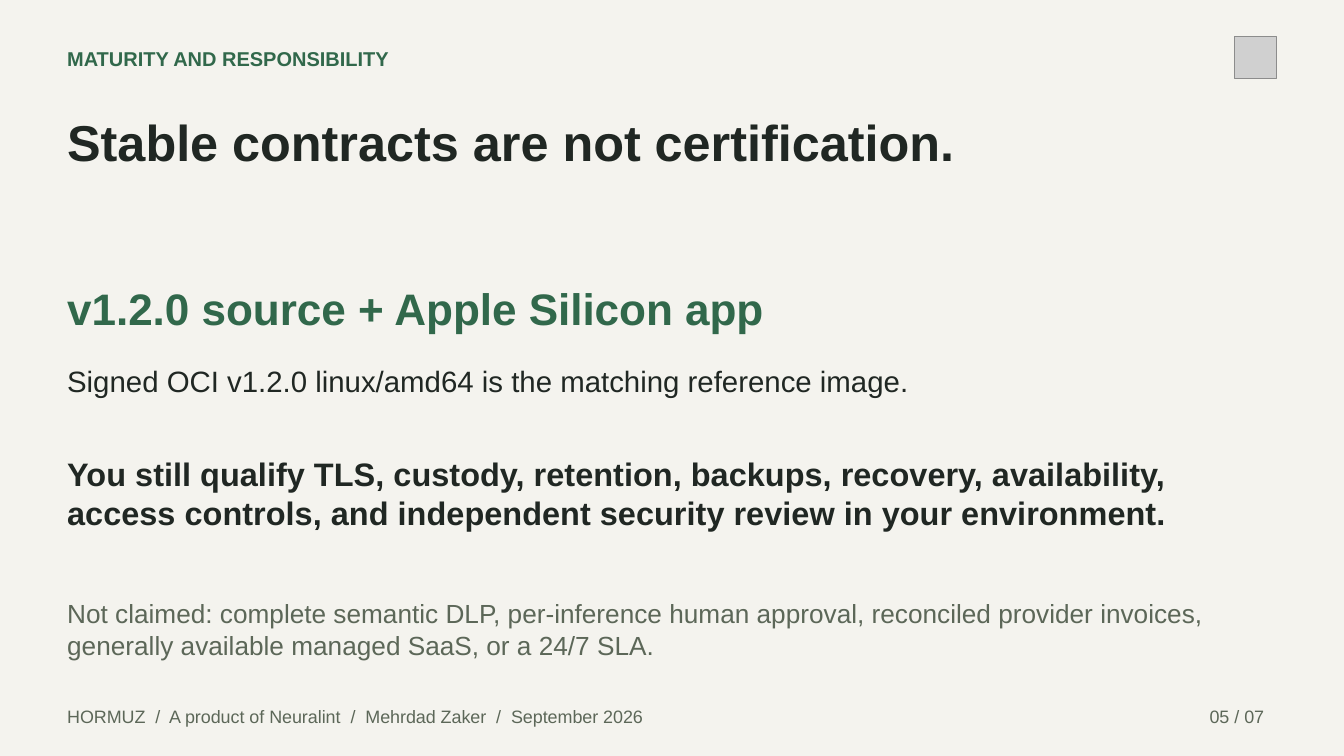
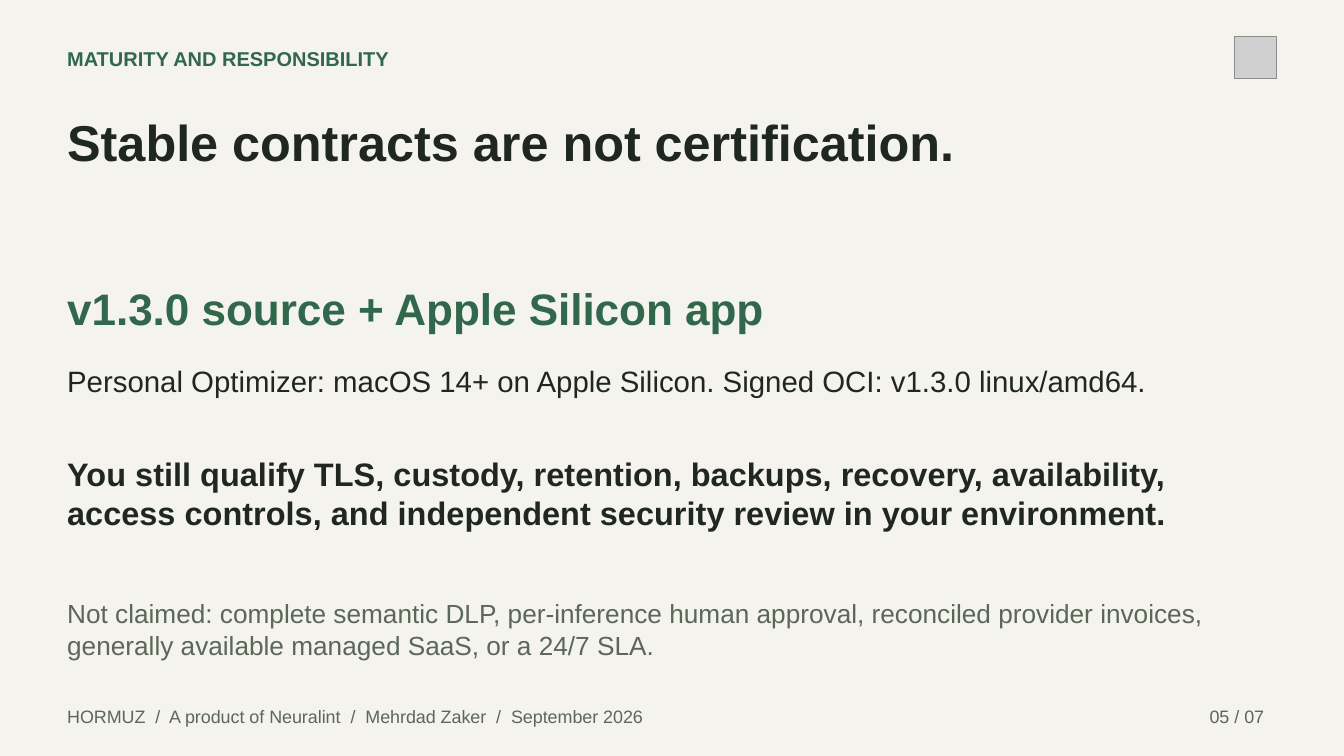
Before and after one commit to Xpounder-com/hormuz, a slide deck: slide 5 of website/public/downloads/hormuz-buyer-briefing.pptx. Drawn at 1344x756 pixels with LibreOffice and Linux fonts; fonts in the diff are those of the drawing; grey boxes stand for pictures. Boxes give left, top, right and bottom in pixels: in the first picture for what was removed or moved away, otherwise in the second. Text is boxed around its words. In the diff, an @@ line names an element or a change of style, - is before the commit and + after.

```diff
--- a/website/public/downloads/hormuz-buyer-briefing.pptx
+++ b/website/public/downloads/hormuz-buyer-briefing.pptx
@@ text at (67, 293, 763, 334): text changed @@
-v1.2.0 source + Apple Silicon app
+v1.3.0 source + Apple Silicon app
@@ text at (67, 370, 1146, 398): text changed @@
-Signed OCI v1.2.0 linux/amd64 is the matching reference image.
+Personal Optimizer: macOS 14+ on Apple Silicon. Signed OCI: v1.3.0 linux/amd64.
```
Also in this commit, not shown: 1 other slide changed, 7 other files.
